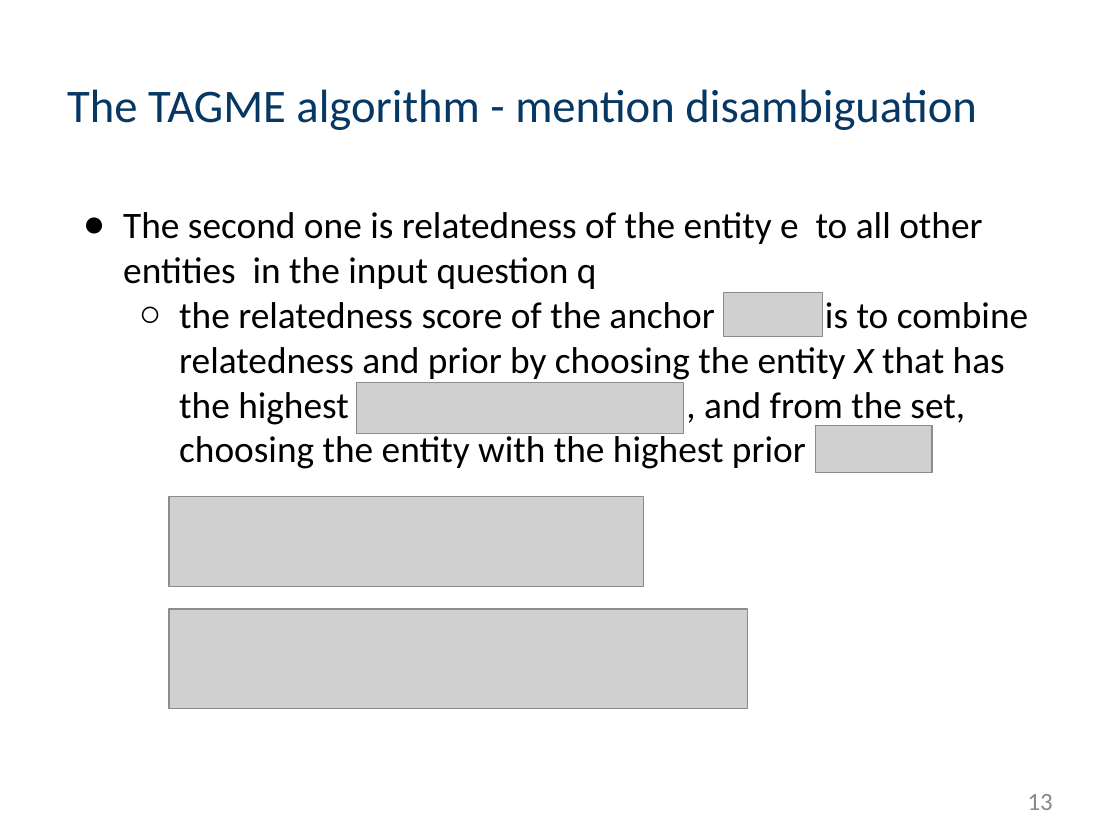
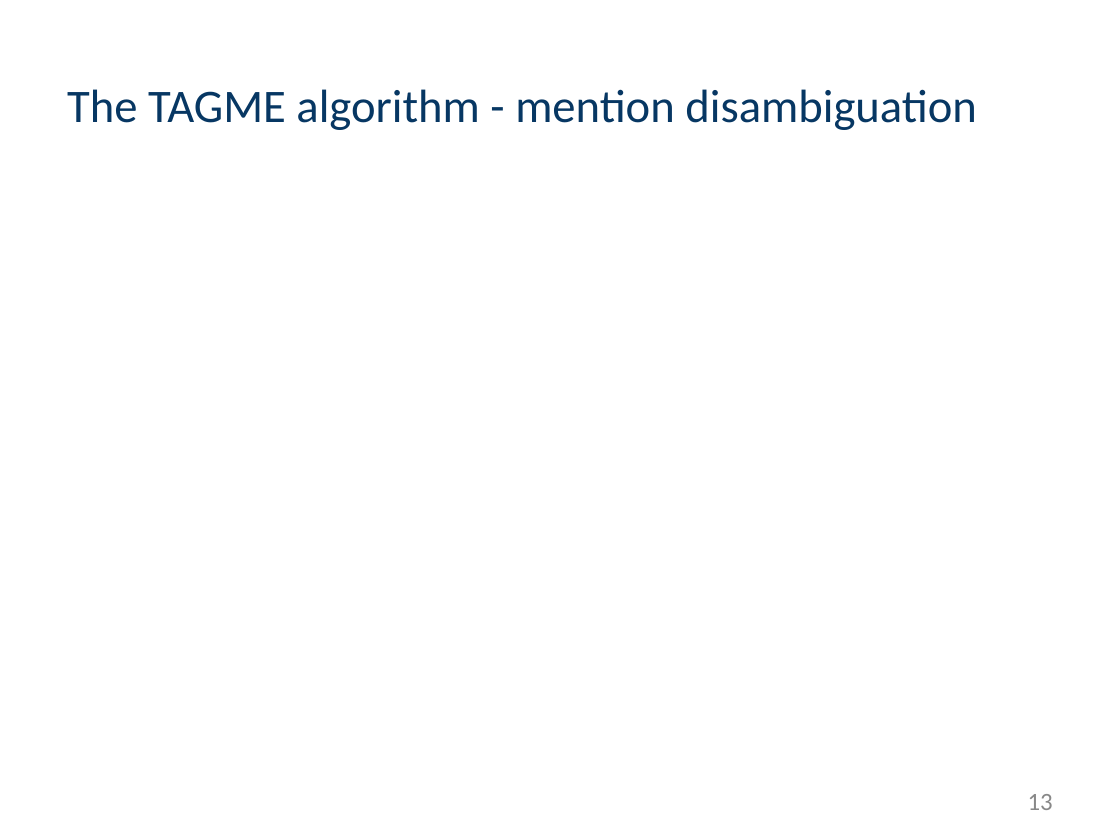
Before and after one commit to muyun/dev.nllp, a slide deck: slide 13 of docs/question-answering-draft-1015.pptx. Drawn at 1120x840 pixels with LibreOffice and Linux fonts; fonts in the diff are those of the drawing; grey boxes stand for pictures. Boxes give left, top, right and bottom in pixels: in the first picture for what was removed or moved away, otherwise in the second. Text is boxed around its words. In the diff, an @@ line names an element or a change of style, - is before the commit and + after.

```diff
--- a/docs/question-answering-draft-1015.pptx
+++ b/docs/question-answering-draft-1015.pptx
@@ text removed at [123, 212, 1028, 469] @@
-● The second one is relatedness of the entity e to all other entities in the input question q
-  ○ the relatedness score of the anchor is to combine relatedness and prior by choosing the entity X that has the highest , and from the set, choosing the entity with the highest prior
@@ picture removed at [724, 292, 822, 336] @@
@@ picture removed at [356, 382, 683, 433] @@
@@ picture removed at [815, 426, 932, 473] @@
@@ picture removed at [169, 496, 644, 586] @@
@@ picture removed at [169, 609, 747, 709] @@
```
Also in this commit, not shown: 3 other slides changed.
